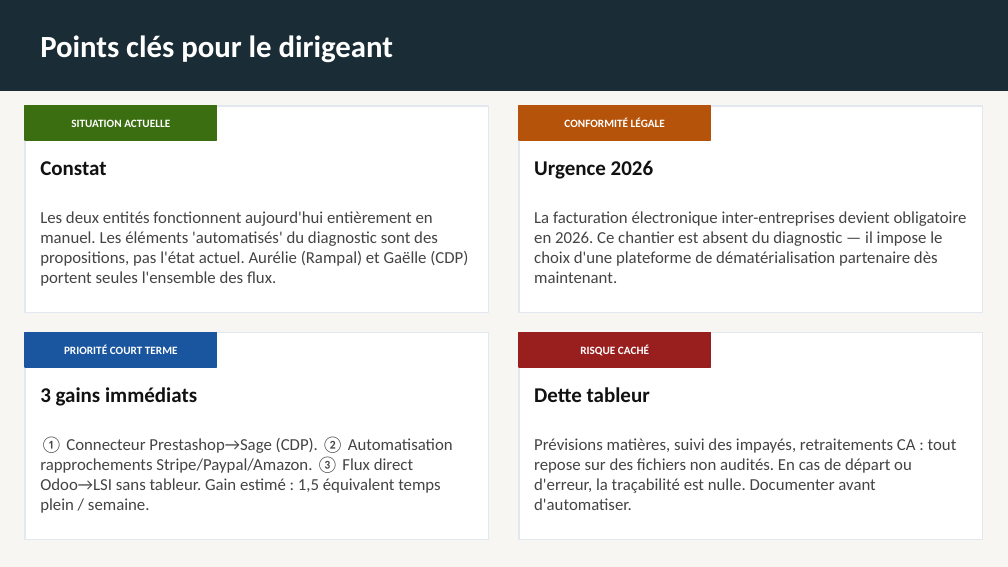
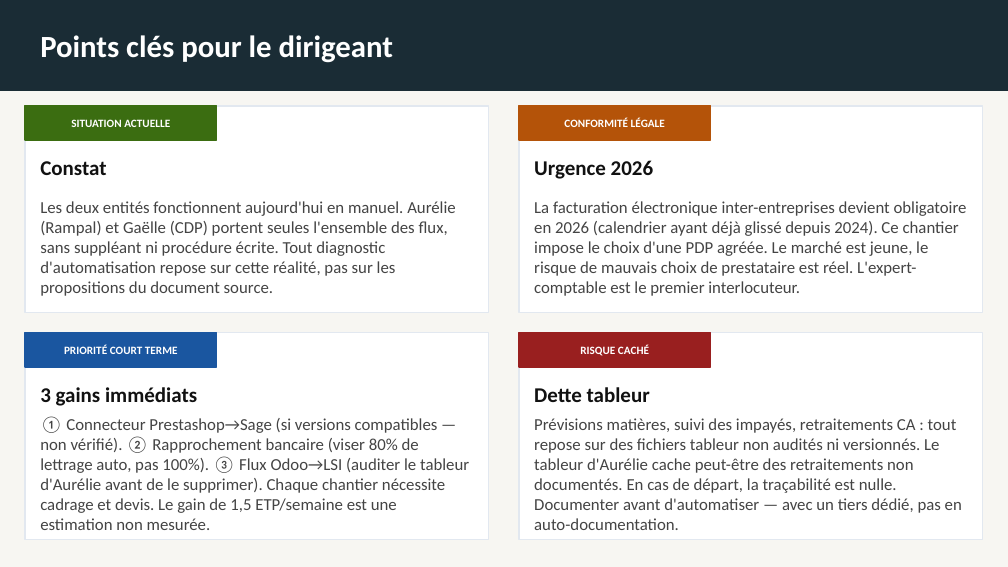
Before and after one commit to maxberko/rampal-latour-accounting, a slide deck: slide 4 of synthese_rampal_cdp.pptx. Drawn at 1008x567 pixels with LibreOffice and Linux fonts; fonts in the diff are those of the drawing. Boxes give left, top, right and bottom in pixels: in the first picture for what was removed or moved away, otherwise in the second. Text is boxed around its words. In the diff, an @@ line names an element or a change of style, - is before the commit and + after.

```diff
--- a/synthese_rampal_cdp.pptx
+++ b/synthese_rampal_cdp.pptx
@@ text at [40,201,455,296]: text changed @@
-Les deux entités fonctionnent aujourd'hui entièrement en manuel. Les éléments 'automatisés' du diagnostic sont des propositions, pas l'état actuel. Aurélie (Rampal) et Gaëlle (CDP) portent seules l'ensemble des flux.
+Les deux entités fonctionnent aujourd'hui en manuel. Aurélie (Rampal) et Gaëlle (CDP) portent seules l'ensemble des flux, sans suppléant ni procédure écrite. Tout diagnostic d'automatisation repose sur cette réalité, pas sur les propositions du document source.
@@ text at [534,201,967,296]: text changed @@
-La facturation électronique inter-entreprises devient obligatoire en 2026. Ce chantier est absent du diagnostic — il impose le choix d'une plateforme de dématérialisation partenaire dès maintenant.
+La facturation électronique inter-entreprises devient obligatoire en 2026 (calendrier ayant déjà glissé depuis 2024). Ce chantier impose le choix d'une PDP agréée. Le marché est jeune, le risque de mauvais choix de prestataire est réel. L'expert-comptable est le premier interlocuteur.
@@ text at [40,416,469,530]: text changed @@
-① Connecteur Prestashop→Sage (CDP). ② Automatisation rapprochements Stripe/Paypal/Amazon. ③ Flux direct Odoo→LSI sans tableur. Gain estimé : 1,5 équivalent temps plein / semaine.
+① Connecteur Prestashop→Sage (si versions compatibles — non vérifié). ② Rapprochement bancaire (viser 80% de lettrage auto, pas 100%). ③ Flux Odoo→LSI (auditer le tableur d'Aurélie avant de le supprimer). Chaque chantier nécessite cadrage et devis. Le gain de 1,5 ETP/semaine est une estimation non mesurée.
@@ text at [534,418,962,530]: text changed @@
-Prévisions matières, suivi des impayés, retraitements CA : tout repose sur des fichiers non audités. En cas de départ ou d'erreur, la traçabilité est nulle. Documenter avant d'automatiser.
+Prévisions matières, suivi des impayés, retraitements CA : tout repose sur des fichiers tableur non audités ni versionnés. Le tableur d'Aurélie cache peut-être des retraitements non documentés. En cas de départ, la traçabilité est nulle. Documenter avant d'automatiser — avec un tiers dédié, pas en auto-documentation.
```
Also in this commit, not shown: 1 other slide changed.
